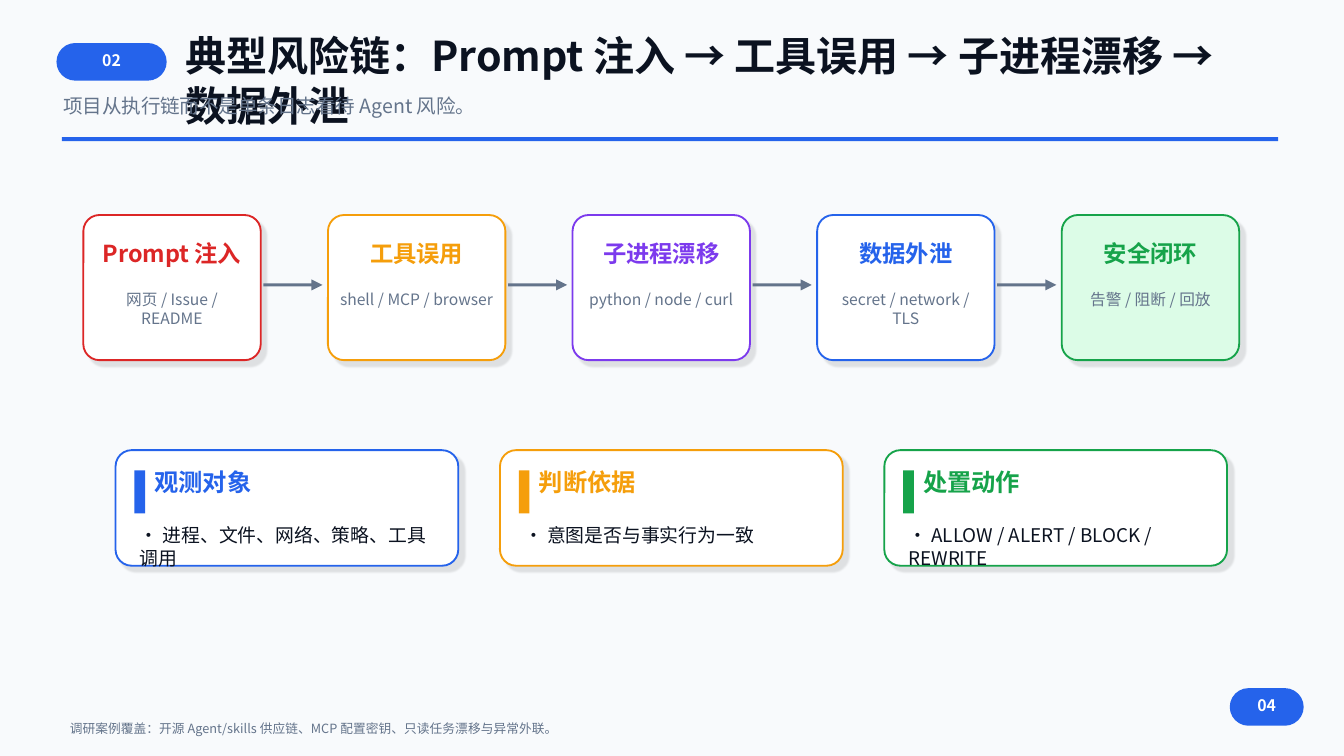
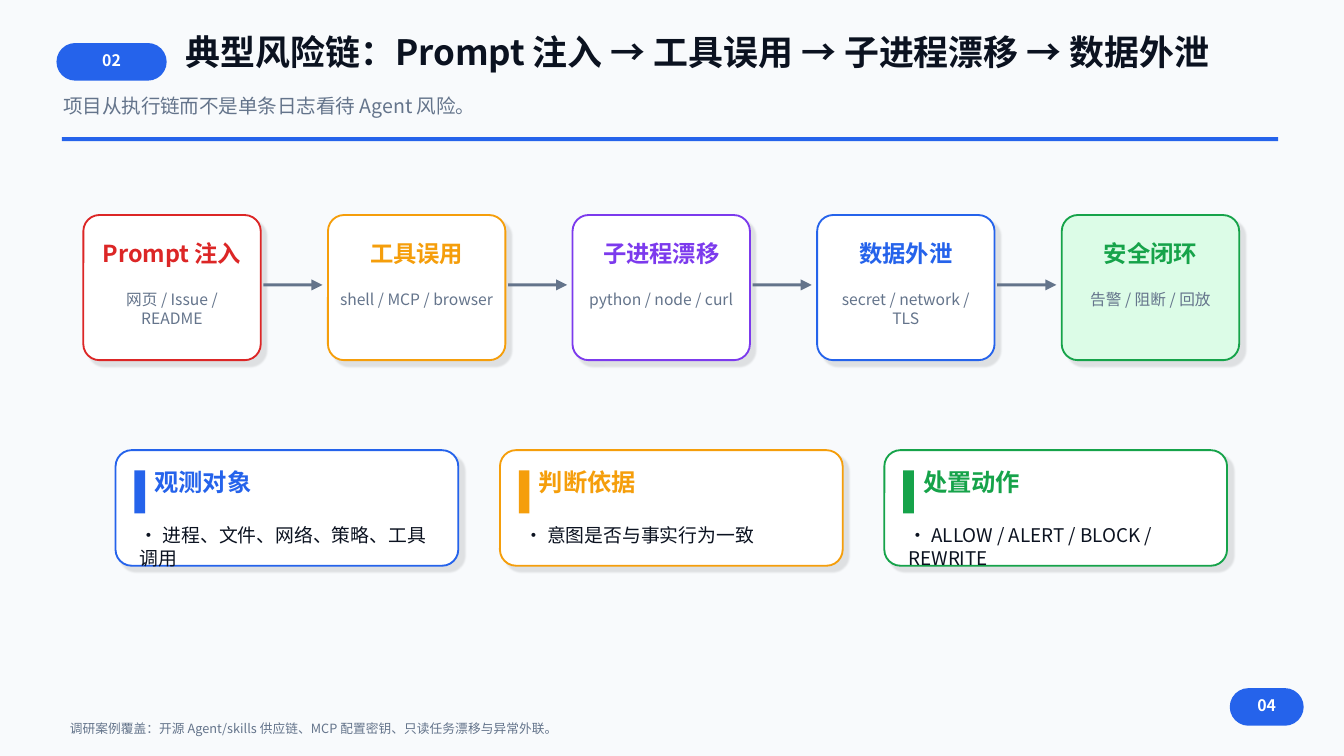
Before and after one commit to stevessr/agent-ebpf-filter, a slide deck: slide 4 of docs/competition/2026-guochuang/output/Agent-eBPF-Filter-项目答辩路演PPT.pptx. Drawn at 1344x756 pixels with LibreOffice and Linux fonts; fonts in the diff are those of the drawing. Boxes give left, top, right and bottom in pixels: in the first picture for what was removed or moved away, otherwise in the second. Text is boxed around its words. In the diff, an @@ line names an element or a change of style, - is before the commit and + after.

```diff
--- a/docs/competition/2026-guochuang/output/Agent-eBPF-Filter-项目答辩路演PPT.pptx
+++ b/docs/competition/2026-guochuang/output/Agent-eBPF-Filter-项目答辩路演PPT.pptx
@@ text "典型风险链：Prompt 注入 → 工具误用 → ..." at (185, 35, 1210, 73): size 22 to 18.7 pt @@
```
Also in this commit, not shown: 1 other file.
